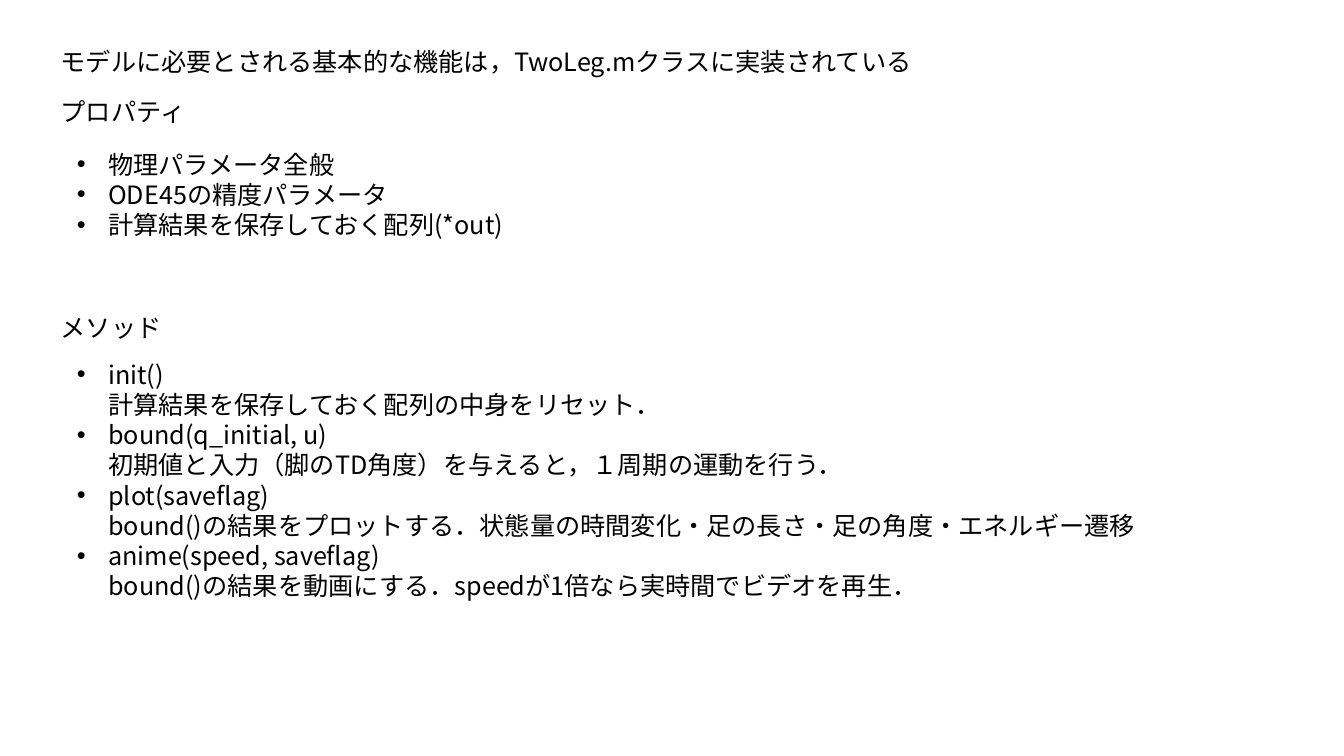
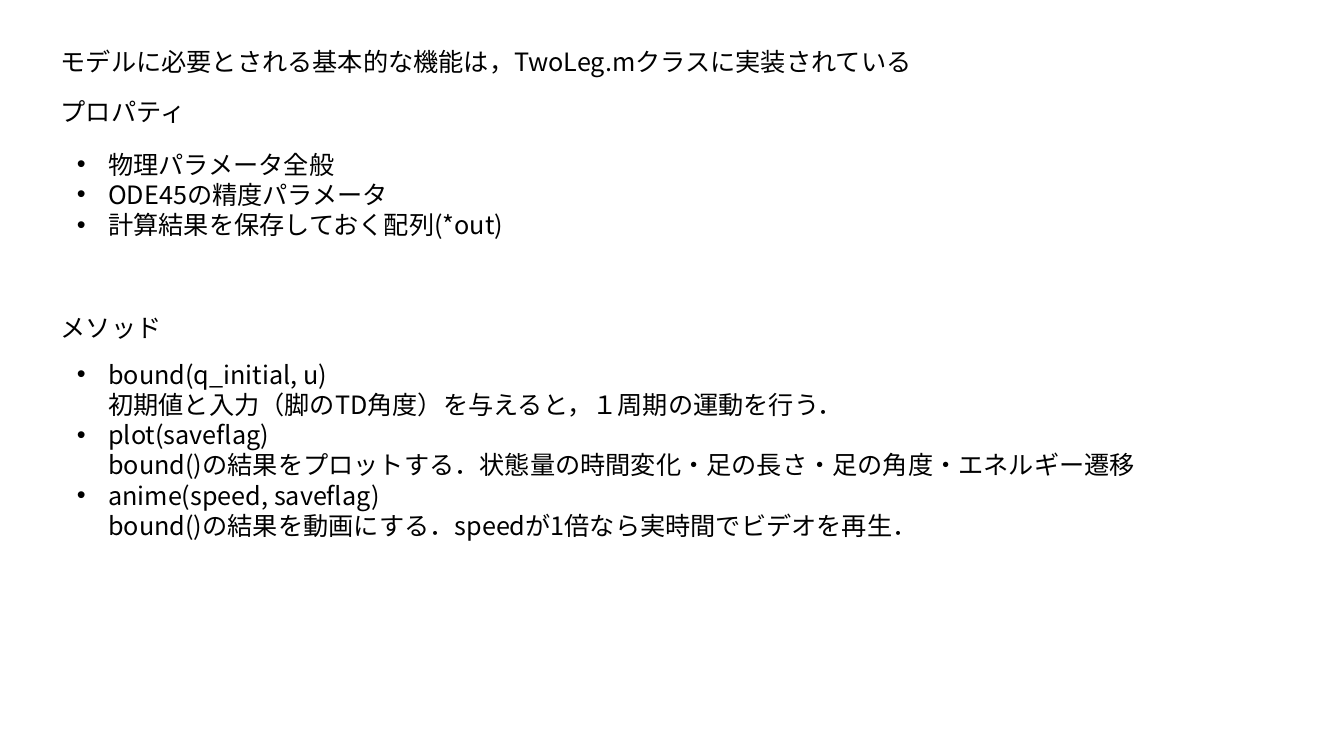
Before and after one commit to t-kamimura/simulations_kamimura, a slide deck: slide 3 of Program_TwoLegRigidBody/TwoLegRigidModel.pptx. Drawn at 1344x756 pixels with LibreOffice and Linux fonts; fonts in the diff are those of the drawing. Boxes give left, top, right and bottom in pixels: in the first picture for what was removed or moved away, otherwise in the second. Text is boxed around its words. In the diff, an @@ line names an element or a change of style, - is before the commit and + after.

```diff
--- a/Program_TwoLegRigidBody/TwoLegRigidModel.pptx
+++ b/Program_TwoLegRigidBody/TwoLegRigidModel.pptx
@@ text at bbox=[108, 363, 661, 416]: paragraph removed @@
-• init()
-  計算結果を保存しておく配列の中身をリセット．
```
Also in this commit, not shown: 48 other files.
